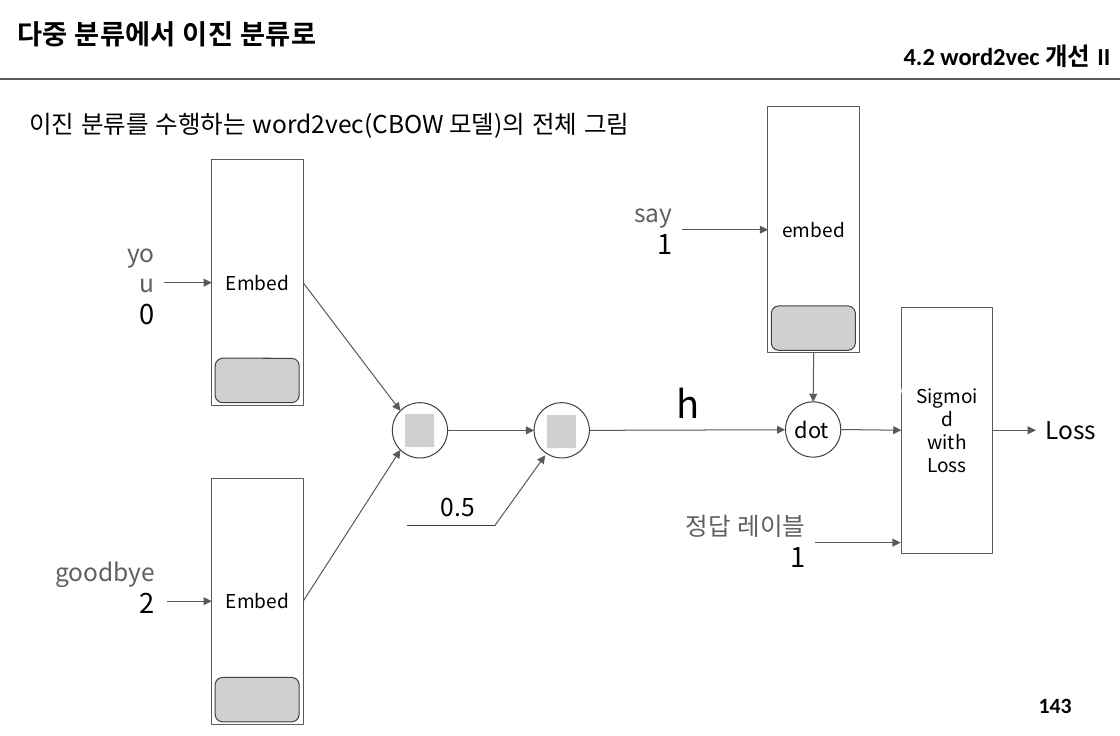
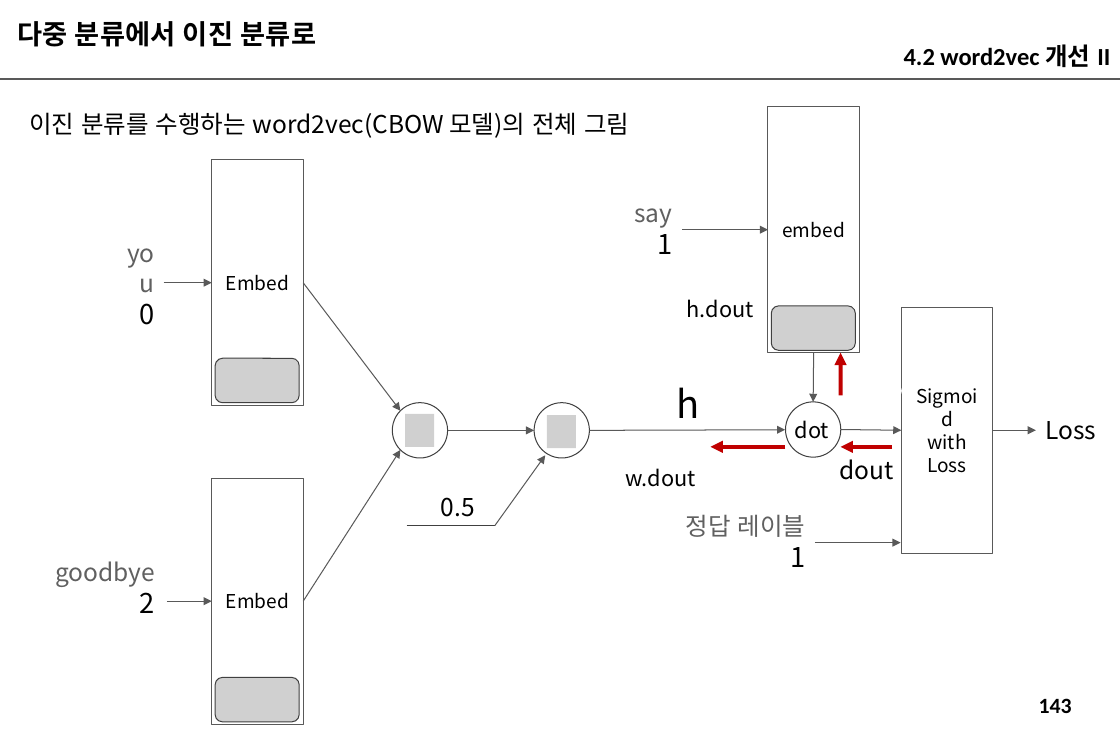
Before and after one commit to imguru-mooc/deep_learning_nlp, a slide deck: slide 143 of 인공지능_자연어처리_2_판서.pptx. Drawn at 1120x736 pixels with LibreOffice and Linux fonts; fonts in the diff are those of the drawing; grey boxes stand for pictures. Boxes give left, top, right and bottom in pixels: in the first picture for what was removed or moved away, otherwise in the second. Text is boxed around its words. In the diff, an @@ line names an element or a change of style, - is before the commit and + after.

```diff
--- a/인공지능_자연어처리_2_판서.pptx
+++ b/인공지능_자연어처리_2_판서.pptx
@@ text added at [687,299,754,318], 16 pt, text #000000 @@
+h.dout
@@ arrow added from (840, 395) to (840, 353), #C00000 3 pt @@
@@ arrow added from (786, 446) to (710, 446), #C00000 3 pt @@
@@ arrow added from (892, 446) to (840, 446), #C00000 3 pt @@
@@ text added at [626,468,696,487], 16 pt, text #000000 @@
+w.dout
@@ text added at [839,459,893,480], 18 pt, text #000000 @@
+dout
```
Also in this commit, not shown: 2 other slides changed.
